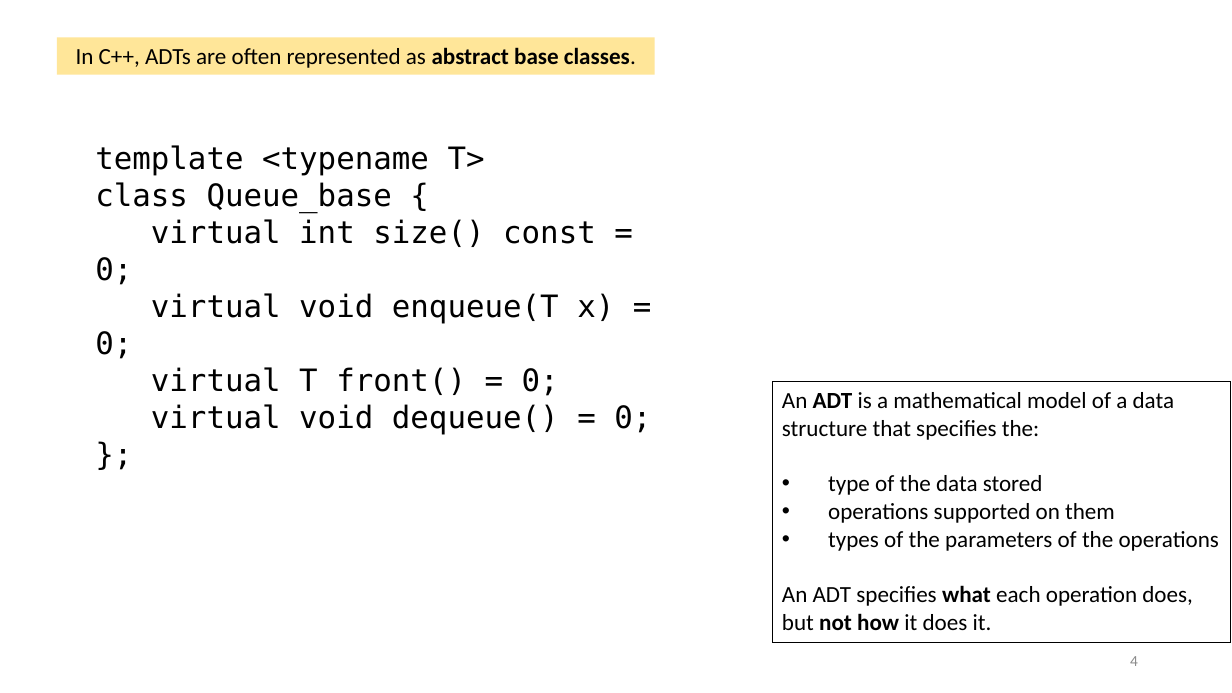
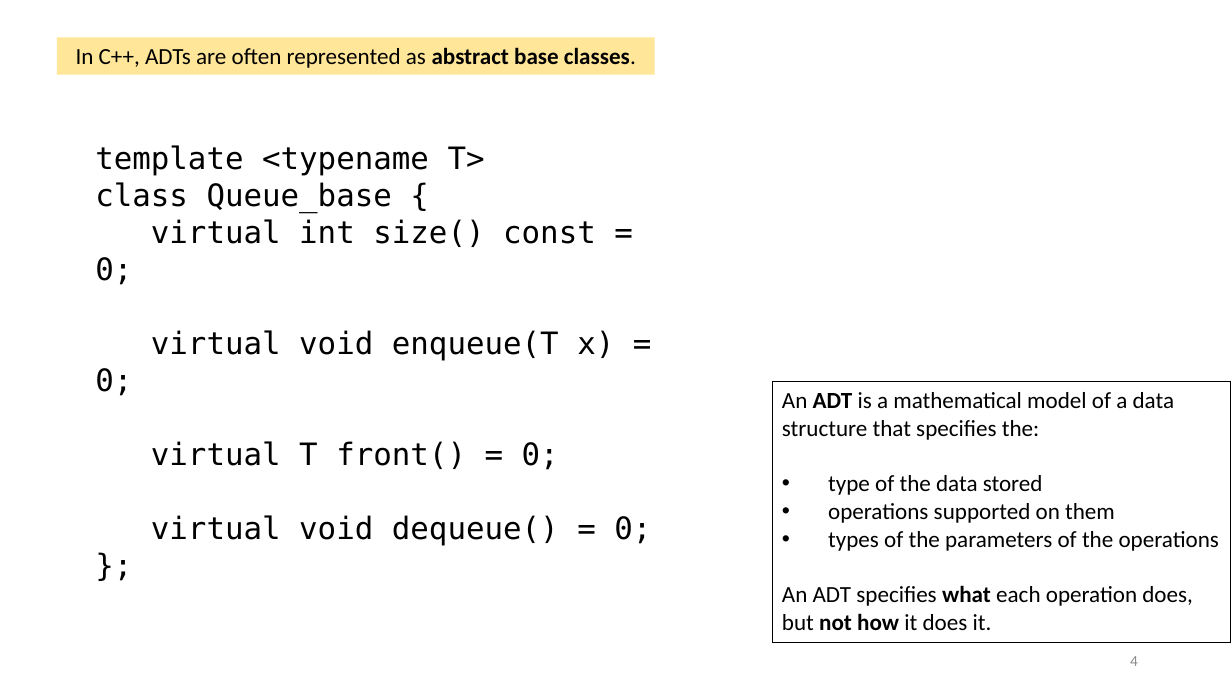
Before and after one commit to tjd1234/cmpt225summer2023, a slide deck: slide 4 of lecture_notes/week7/week7_priority_queues.pptx. Drawn at 1232x693 pixels with LibreOffice and Linux fonts; fonts in the diff are those of the drawing. Boxes give left, top, right and bottom in pixels: in the first picture for what was removed or moved away, otherwise in the second. Text is boxed around its words. In the diff, an @@ line names an element or a change of style, - is before the commit and + after.

Commit message:
updated

```diff
--- a/lecture_notes/week7/week7_priority_queues.pptx
+++ b/lecture_notes/week7/week7_priority_queues.pptx
@@ text at <box>95,145,651,546</box>: text changed @@
-template <typename T>
-class Queue_base {
-virtual int size() const = 0;
-virtual void enqueue(T x) = 0;
-virtual T front() = 0;
-virtual void dequeue() = 0;
-};
+template <typename T>
+class Queue_base {
+virtual int size() const = 0;
+virtual void enqueue(T x) = 0;
+virtual T front() = 0;
+virtual void dequeue() = 0;
+};
```
Also in this commit, not shown: 15 other slides changed, 1 slide added, 3 slides removed.
